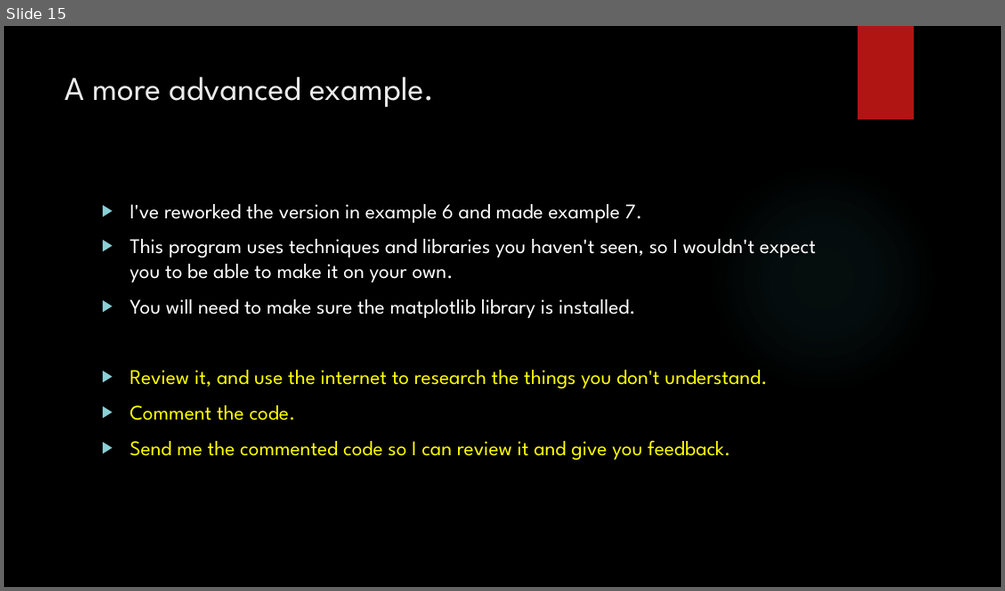
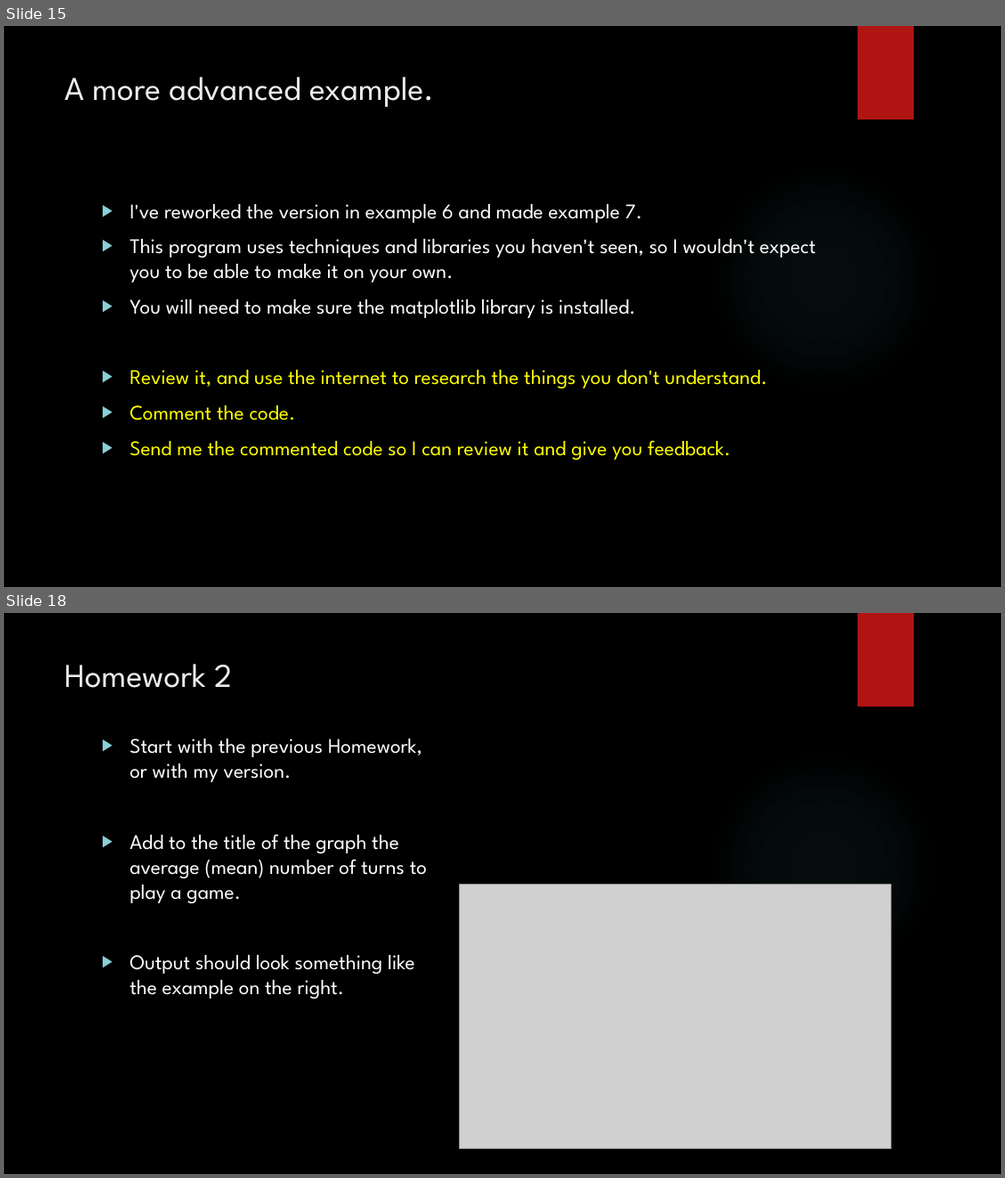
Before and after one commit to davidgroves/DGM_Tutorials, a slide deck: week9/week9.pptx. Shown one above the other, each under a label of ours: slide 15 before the commit, slides 15 and 18 after it; the slides between them are not shown. The pictures are 1005x591 and 1005x1178 pixels, drawn with LibreOffice and Linux fonts; fonts in the diff are those of the drawing; grey boxes stand for pictures; background and template pictures are left out. Boxes give left, top, right and bottom in pixels: in the first picture for what was removed or moved away, otherwise in the second. Text is boxed around its words. In the diff, an @@ line names an element or a change of style, - is before the commit and + after.

```diff
--- a/week9/week9.pptx
+++ b/week9/week9.pptx
@@ slide 18 added at <box>4,613,1001,1174</box>, background picture (left out); not listed: 2 template elements that a slide beside it also shows @@
@@ title added at <box>65,664,232,688</box>, 32 pt, text #EBEBEB @@
+Homework 2
@@ text added at <box>129,738,427,998</box>, 20 pt, text #FFFFFF @@
+▶ Start with the previous Homework, or with my version.
+▶ Add to the title of the graph the average (mean) number of turns to play a game.
+▶ Output should look something like the example on the right.
@@ picture added at <box>460,884,890,1149</box> @@
```
Also in this commit, not shown: 3 other slides added, 3 other files.
